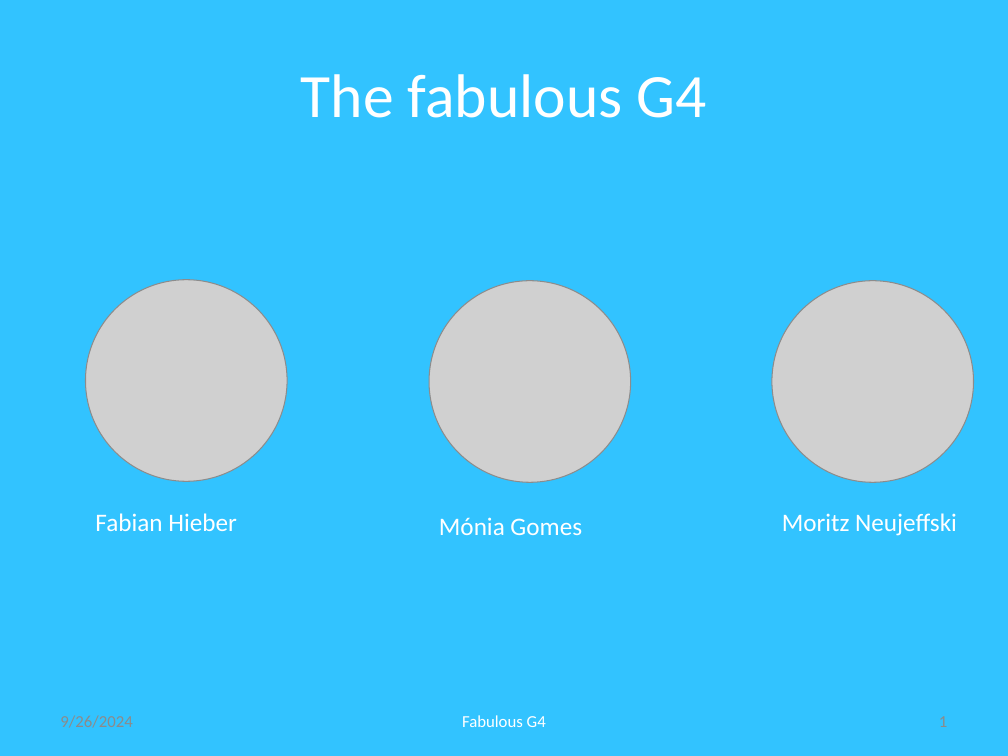
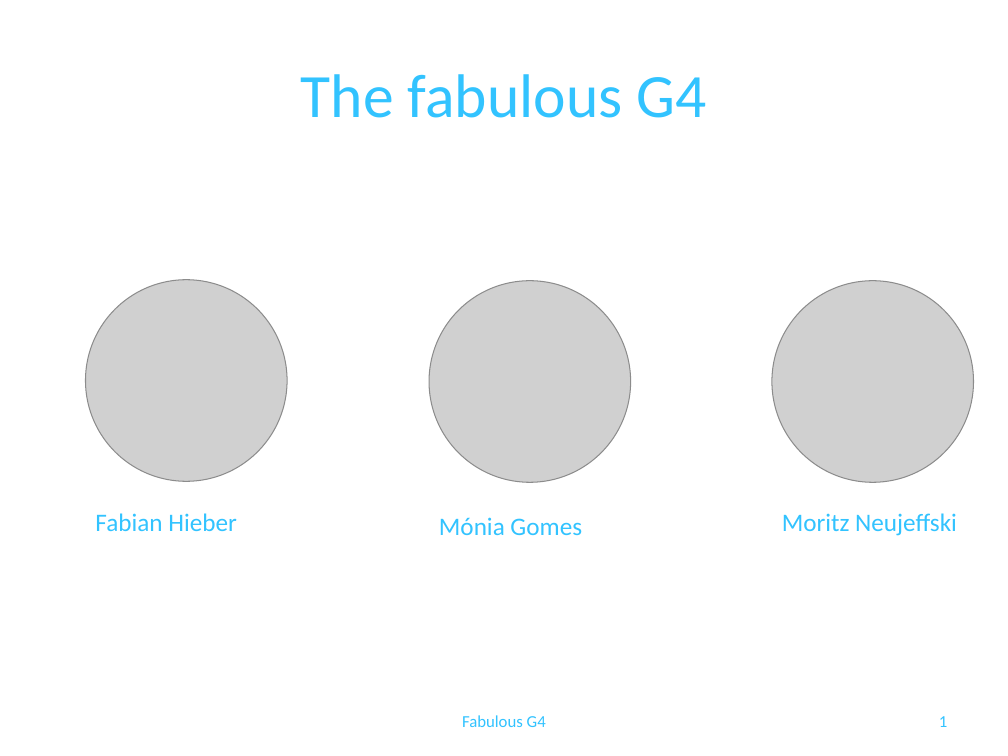
Before and after one commit to babyodacode/image_classification_project, a slide deck: slide 1 of docs/Deep learning Image Classification with CNN_G4.pptx. Drawn at 1008x756 pixels with LibreOffice and Linux fonts; fonts in the diff are those of the drawing; grey boxes stand for pictures. Boxes give left, top, right and bottom in pixels: in the first picture for what was removed or moved away, otherwise in the second. Text is boxed around its words. In the diff, an @@ line names an element or a change of style, - is before the commit and + after.

```diff
--- a/docs/Deep learning Image Classification with CNN_G4.pptx
+++ b/docs/Deep learning Image Classification with CNN_G4.pptx
@@ background #32C3FF to #FFFFFF @@
@@ text removed at (x1=60, y1=715, x2=132, y2=728) @@
-9/26/2024
@@ text colour #FFFFFF to #32C3FF in 5 elements at (x1=301, y1=74, x2=706, y2=118), (x1=782, y1=513, x2=957, y2=536), (x1=439, y1=517, x2=582, y2=535), (x1=95, y1=513, x2=236, y2=531), (x1=462, y1=715, x2=546, y2=727) @@
@@ page number at (x1=939, y1=716, x2=947, y2=727): text colour #8C8C8C to #32C3FF @@
```
Also in this commit, not shown: 5 other slides changed, 4 slides added, 8 slides removed, 2 other files.
